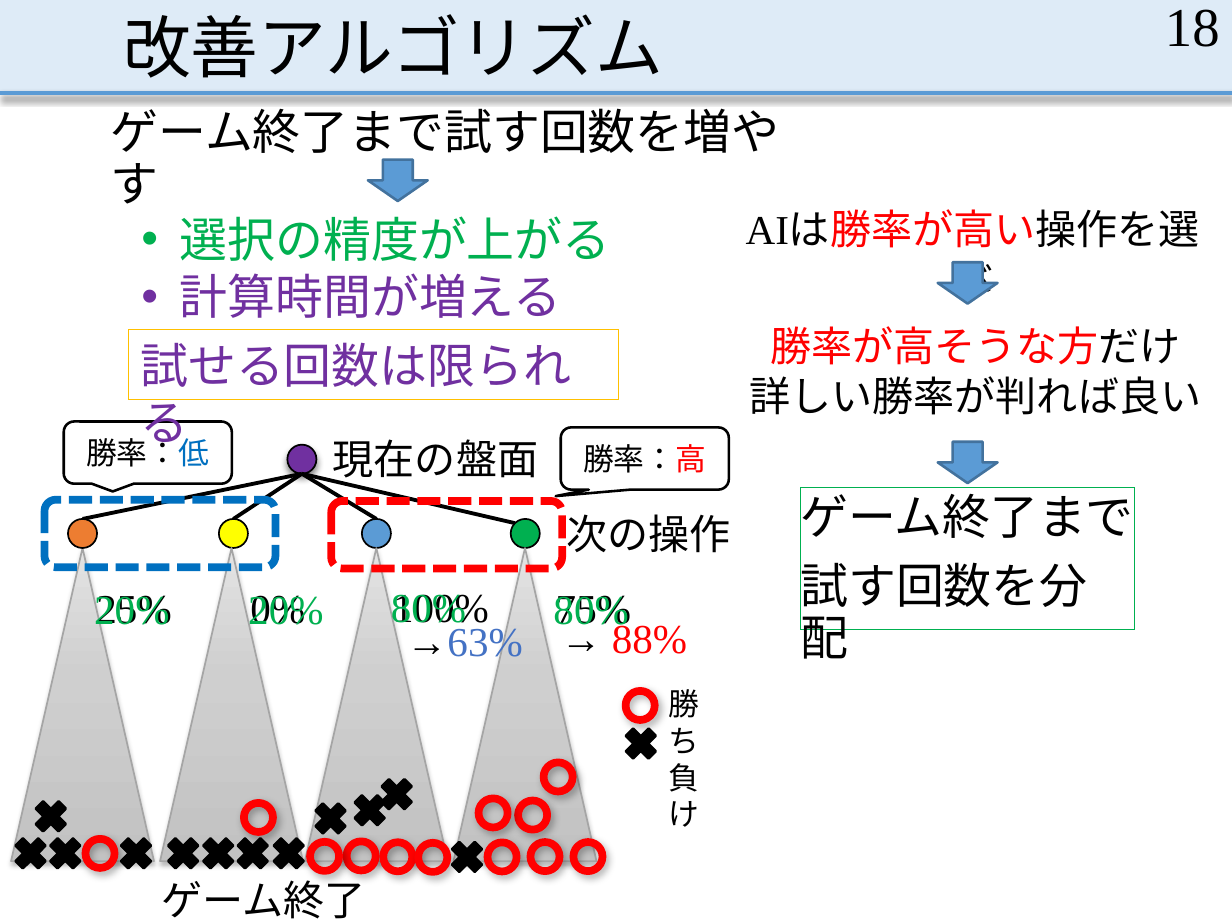
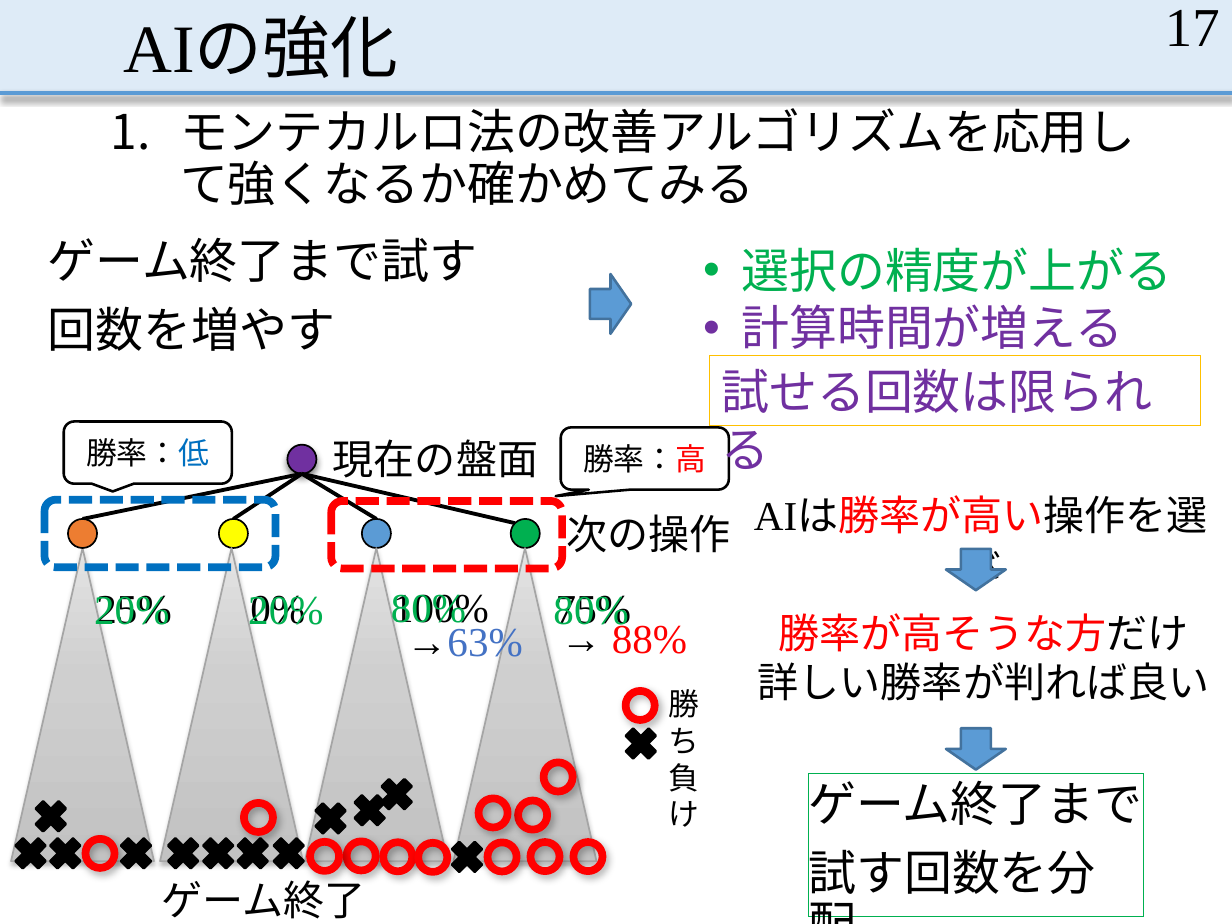
Before and after one commit to MasayaOda/SR, a slide deck: slide 17 of 中間発表.pptx (slide 18 before the commit). Drawn at 1232x924 pixels with LibreOffice and Linux fonts; fonts in the diff are those of the drawing. Boxes give left, top, right and bottom in pixels: in the first picture for what was removed or moved away, otherwise in the second. Text is boxed around its words. In the diff, an @@ line names an element or a change of style, - is before the commit and + after.

```diff
--- a/中間発表.pptx
+++ b/中間発表.pptx
@@ title at [123, 19, 398, 78]: text changed @@
-改善アルゴリズム
+AIの強化
@@ page number at [1165, 10, 1220, 46]: text changed @@
-18
+17
@@ text added at [180, 100, 1136, 205], 28 pt, text #000000 @@
+1. モンテカルロ法の改善アルゴリズムを応用して強くなるか確かめてみる
@@ text at [48, 237, 477, 351]: text changed @@
-ゲーム終了まで試す回数を増やす
+ゲーム終了まで試す
+回数を増やす
@@ text "選択の精度が上がる" rewrapped from [180, 216, 611, 318] to [742, 247, 1173, 356] @@
@@ down arrow at [590, 274, 631, 334]: rotation 0 to 270 degrees @@
@@ rectangle "試せる回数は限られる": place and size @@
-rectangle "試せる回数は限られる" at [128, 329, 618, 399]
+rectangle "試せる回数は限られる" at [710, 356, 1200, 426]
@@ 2 texts, 2 down arrows: place and size @@
-2 texts, 2 down arrows at [716, 197, 1230, 484]
+2 texts, 2 down arrows at [724, 484, 1232, 770]
@@ rectangle "ゲーム終了まで": place and size @@
-rectangle "ゲーム終了まで" at [801, 487, 1136, 630]
+rectangle "ゲーム終了まで" at [808, 774, 1143, 917]
```
Also in this commit, not shown: 11 other slides changed, 1 slide added, 1 slide removed, 5 other files.
